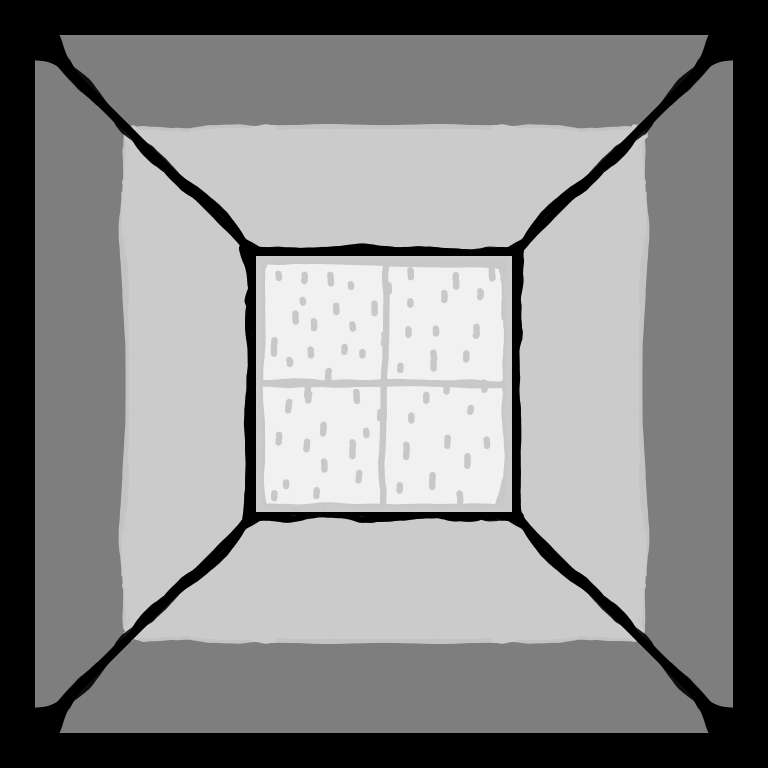
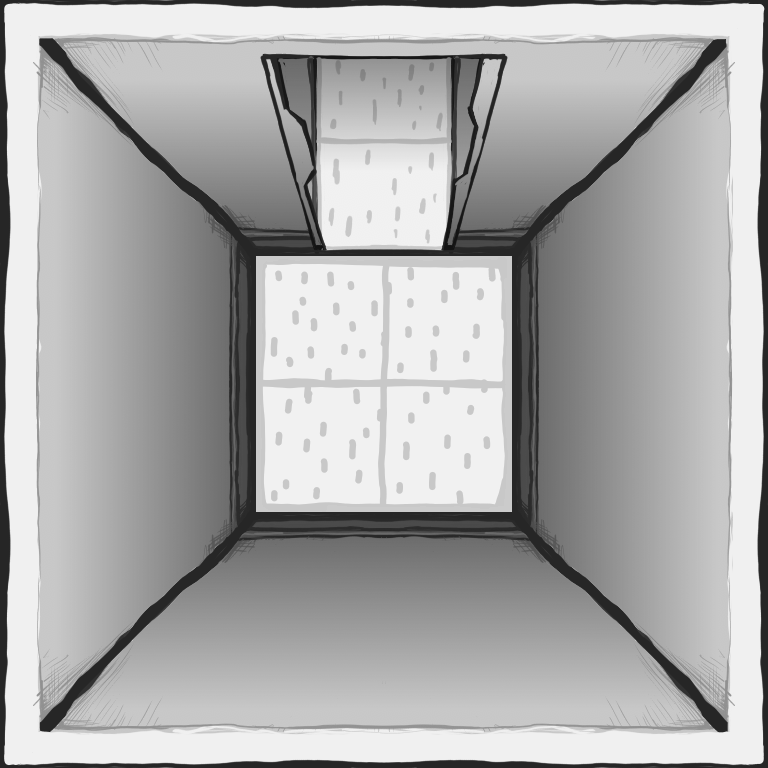
Layer changes from the first 768x768 image to the second:
added group "Group 7" with 15 layers above "Paint Layer 1" over [0, 0, 768, 768]
moved "Paint Layer 1" (1st of 2, in "Group 7") into group "Group 7", painted on it over [0, 0, 768, 768]
added layer "FloorTile" in group "Group 7" over [512, 256, 768, 512]
added layer "Copy of WallShading" (multiply) in group "Group 7" over [0, 0, 768, 768]
added layer "Paint Layer 6" in group "Group 7" over [256, 0, 576, 320]
added layer "Base" in group "Group 7" over [0, 0, 768, 768]
hid "Paint Layer 1" (2nd of 2), painted on it over [0, 0, 768, 768]
